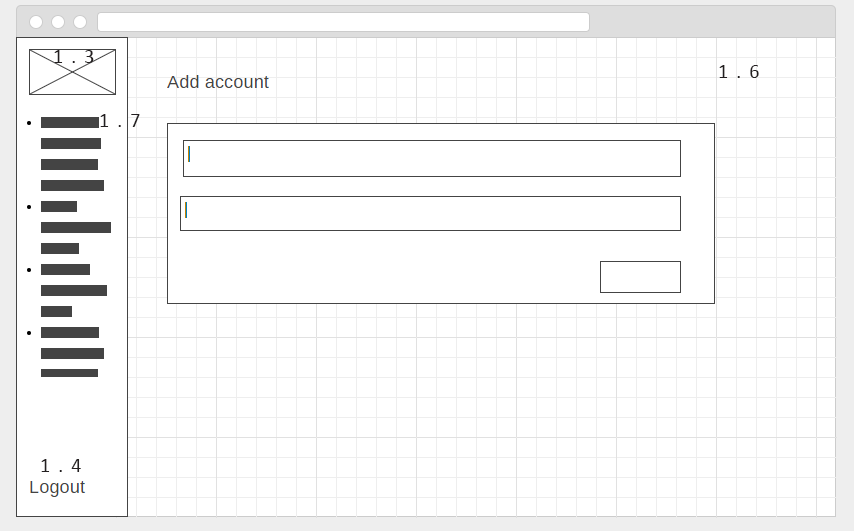
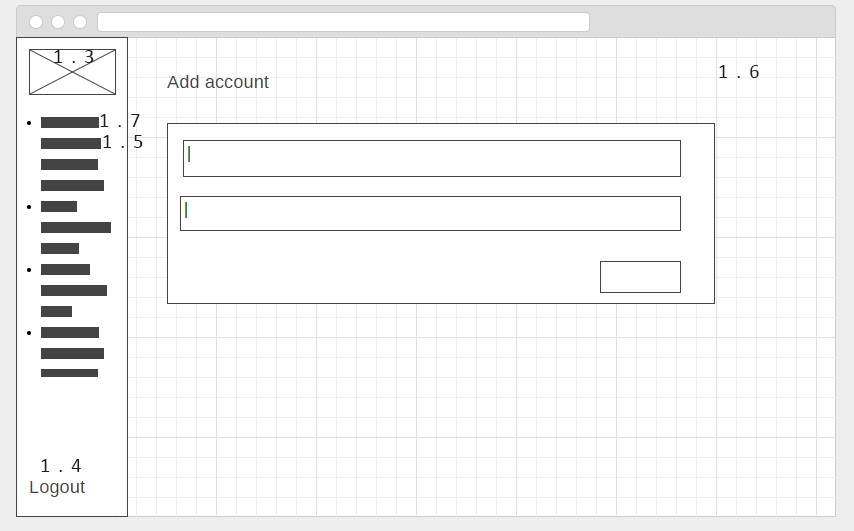
Two versions of the same layered image (854x531). Layer-by-layer changes:
added layer "1.5" above "1.3" over <box>103,135,143,148</box>
